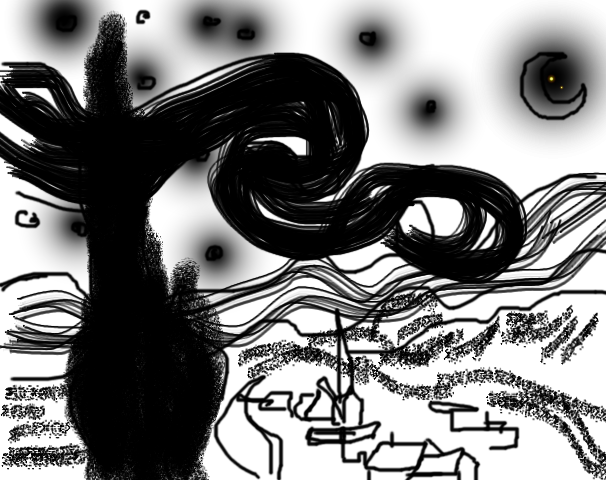
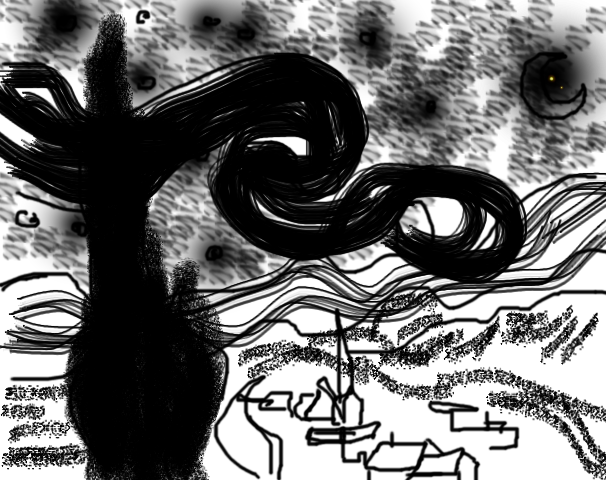
Two versions of the same layered image (606 × 480). Layer-by-layer changes:
painted on "landscape" over [0, 0, 606, 288]
